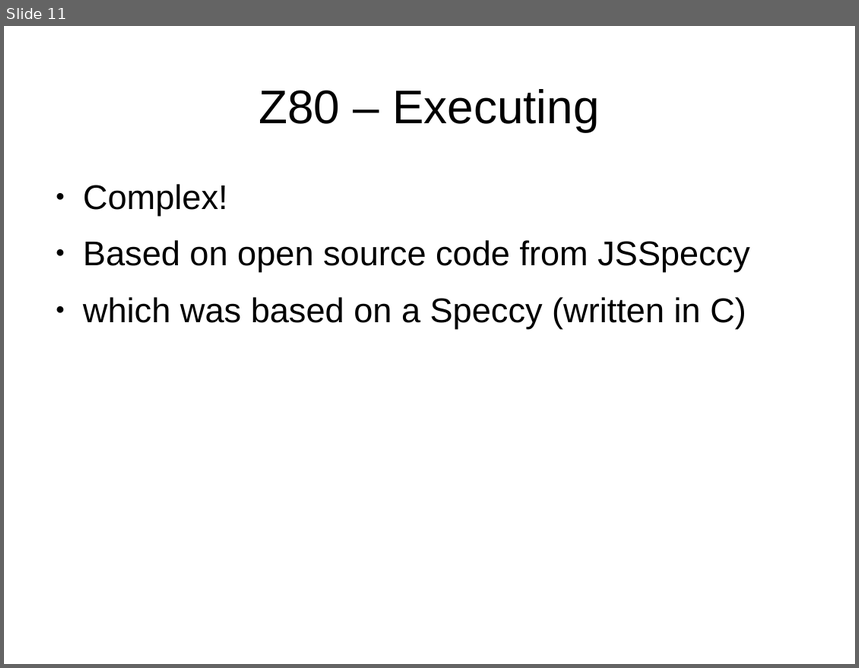
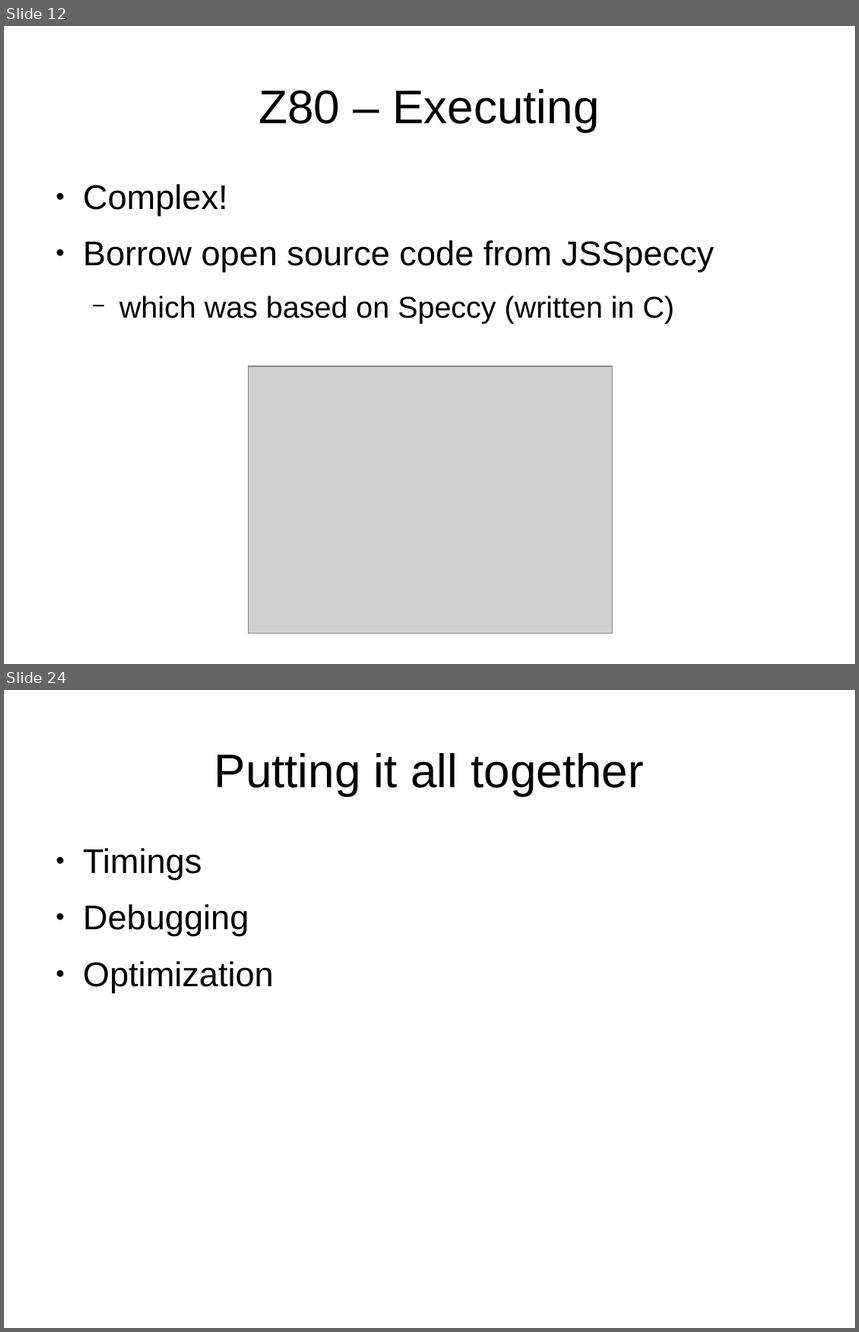
Before and after one commit to mattgodbolt/miracle-sms-emulator, a slide deck: emulating.odp. Shown one above the other, each under a label of ours: slide 11 before the commit, slides 12 and 24 after it; the slides between them are not shown. The pictures are 859x668 and 859x1332 pixels, drawn with LibreOffice and Linux fonts; fonts in the diff are those of the drawing; grey boxes stand for pictures. Boxes give left, top, right and bottom in pixels: in the first picture for what was removed or moved away, otherwise in the second. Text is boxed around its words. In the diff, an @@ line names an element or a change of style, - is before the commit and + after.

```diff
--- a/emulating.odp
+++ b/emulating.odp
@@ slide 24 added at <box>4,690,855,1328</box>, background #FFFFFF @@
@@ title added at <box>215,753,644,796</box>, 44 pt, text #000000 @@
+Putting it all together
@@ text added at <box>83,848,274,992</box>, 32 pt, text #000000 @@
+● Timings
+● Debugging
+● Optimization
@@ what was slide 11 is now slide 12 @@
@@ slide 12 changed as well @@
@@ text at <box>83,240,715,324</box>: text changed; size 32 to 28 pt @@
-● Based on open source code from JSSpeccy
-● which was based on a Speccy (written in C)
+● Borrow open source code from JSSpeccy
+  − which was based on Speccy (written in C)
@@ picture added at <box>249,366,613,634</box> @@
```
Also in this commit, not shown: 7 other slides changed, 13 other slides added, 1 slide removed, 5 other files.
